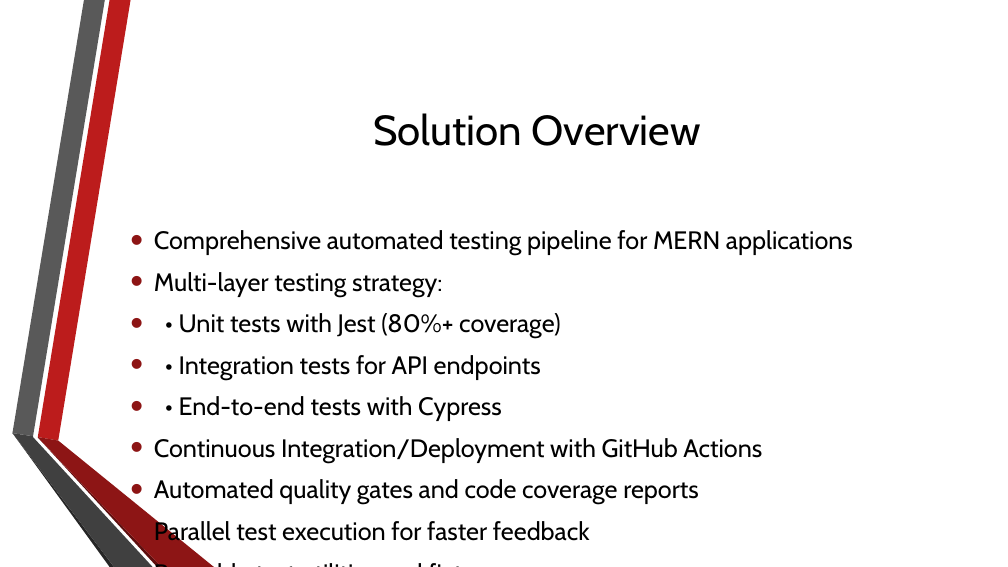
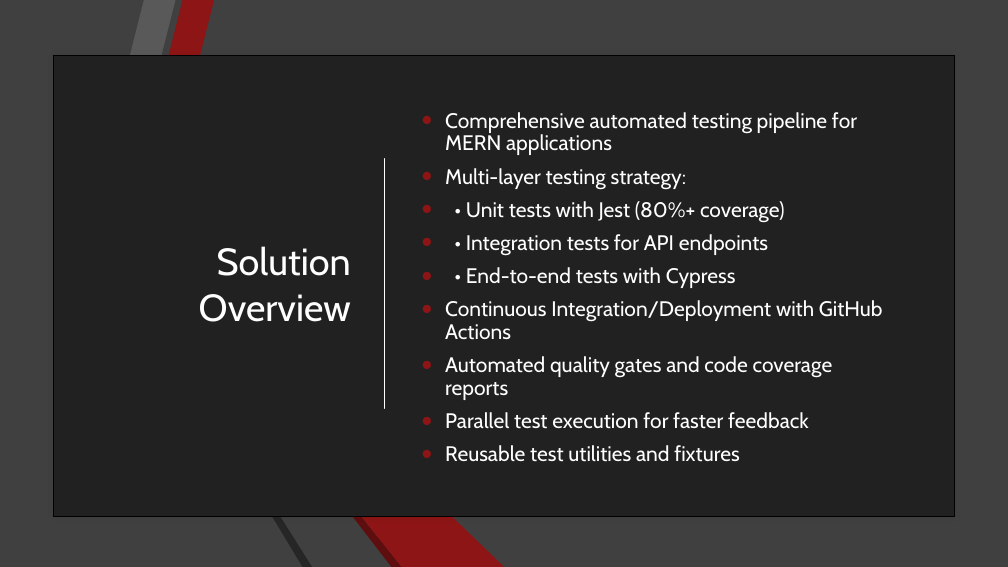
Before and after one commit to Om36/Full-Stack, a slide deck: slide 4 of Capstone Project/Automated_Testing_Pipeline_Presentation.pptx. Drawn at 1008x567 pixels with LibreOffice and Linux fonts; fonts in the diff are those of the drawing; background and template pictures are left out. Boxes give left, top, right and bottom in pixels: in the first picture for what was removed or moved away, otherwise in the second. Text is boxed around its words. In the diff, an @@ line names an element or a change of style, - is before the commit and + after.

```diff
--- a/Capstone Project/Automated_Testing_Pipeline_Presentation.pptx
+++ b/Capstone Project/Automated_Testing_Pipeline_Presentation.pptx
@@ background picture (left out) to #212121 @@
@@ rectangle added at box(0, 0, 1008, 567), fill #404040 @@
@@ freeform shape at box(12, 0, 104, 436): fill #595959 to #FFFFFF @@
@@ rectangle added at box(54, 55, 954, 516), fill #212121, outline #000000 0.25 pt @@
@@ title "Solution Overview": place and size @@
-title "Solution Overview" at box(373, 113, 701, 146)
+title "Solution Overview" at box(199, 246, 351, 322)
@@ title "Solution Overview" at box(199, 246, 351, 322): size 40 to 36 pt, text colour #000000 to #FFFFFF; alignment centre to right @@
@@ text "Comprehensive automated testing pipeline for ...": place and size @@
-text "Comprehensive automated testing pipeline for ..." at box(154, 230, 853, 546)
+text "Comprehensive automated testing pipeline for ..." at box(445, 112, 883, 462)
@@ text "Comprehensive automated testing pipeline for ..." at box(445, 112, 883, 462): size 24 to 20 pt, text colour #000000 to #FFFFFF; line spacing 1 to 0.9; vertical alignment top to middle @@
@@ line added from (385, 159) to (385, 408), #FFFFFF 1.25 pt @@
@@ group added at box(90, 0, 505, 567): 6 freeform shapes @@
@@ freeform shape at box(12, 433, 113, 567): fill #262626 to #FFFFFF @@
@@ freeform shape at box(12, 433, 152, 567): fill #404040 to #FFFFFF @@
```
Also in this commit, not shown: 17 other slides changed, 1 other file.
